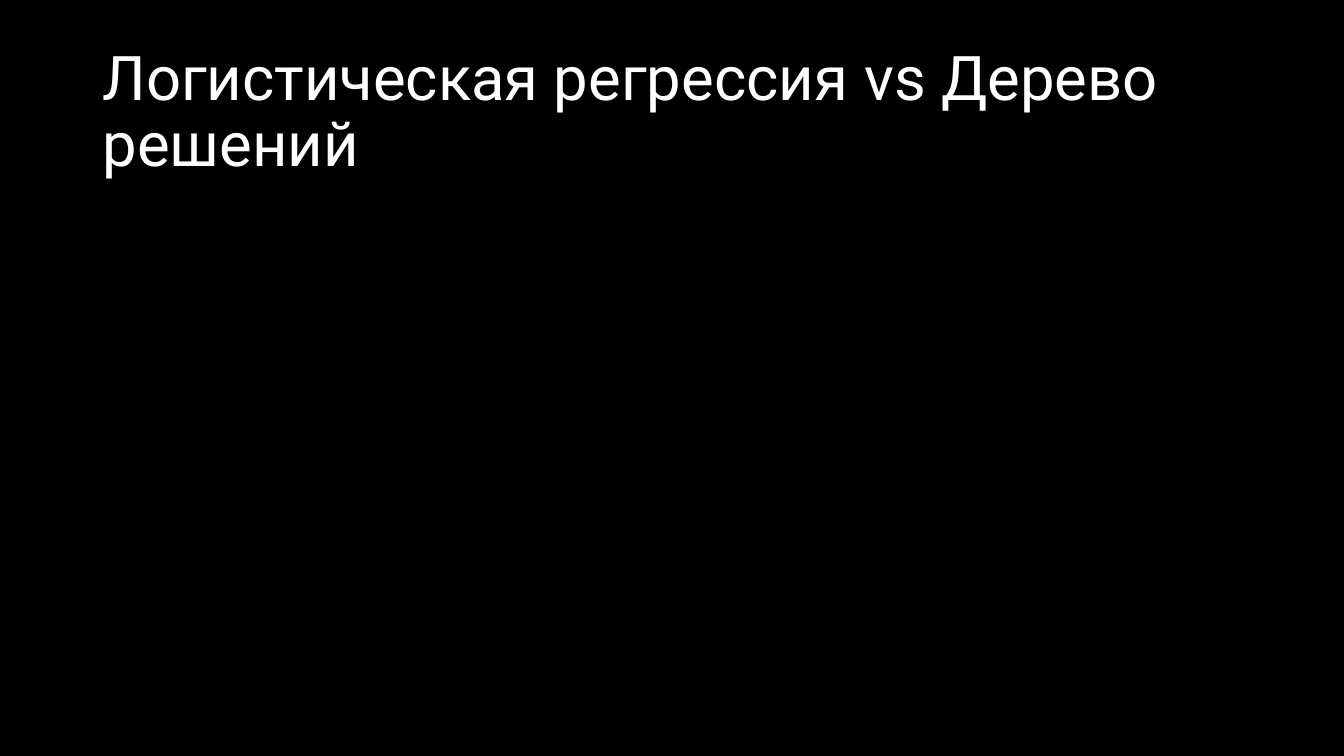
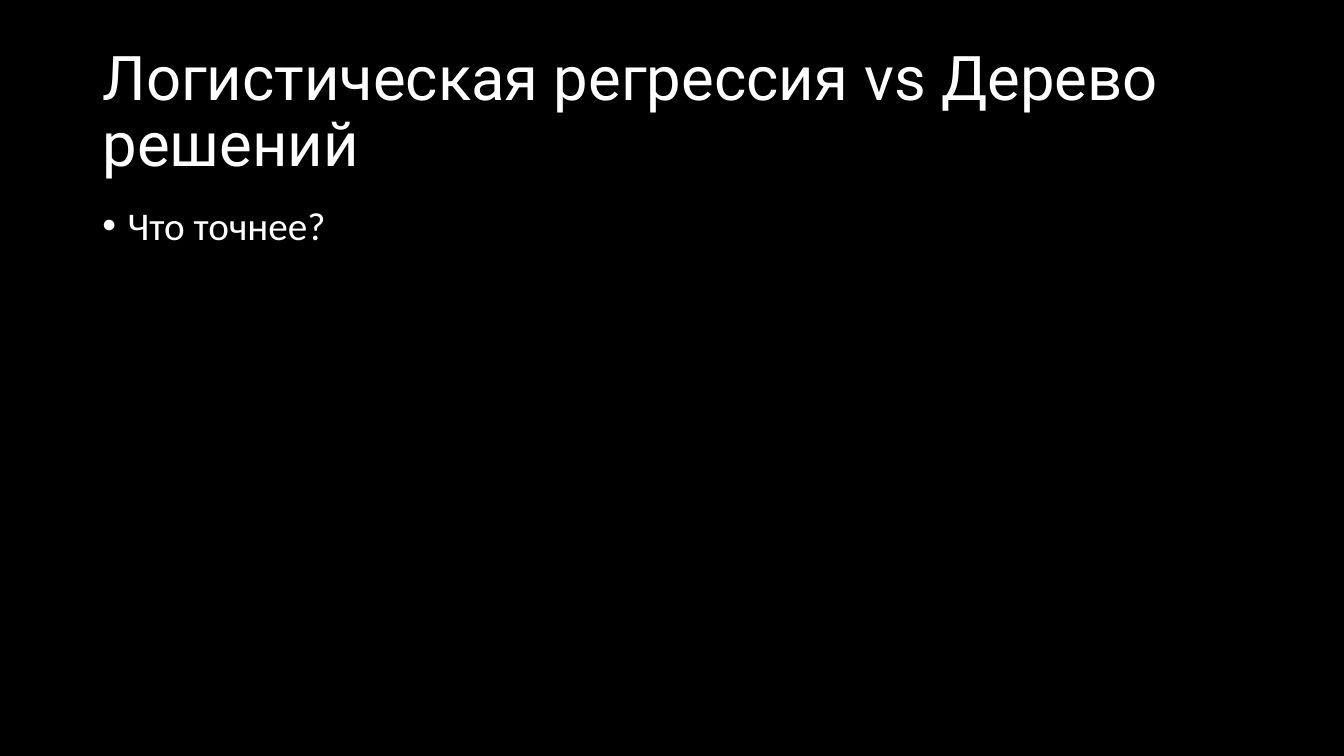
Before and after one commit to tolltech/it-curse, a slide deck: slide 9 of ai_classification/classification.pptx (slide 8 before the commit). Drawn at 1344x756 pixels with LibreOffice and Linux fonts; fonts in the diff are those of the drawing. Boxes give left, top, right and bottom in pixels: in the first picture for what was removed or moved away, otherwise in the second. Text is boxed around its words. In the diff, an @@ line names an element or a change of style, - is before the commit and + after.

```diff
--- a/ai_classification/classification.pptx
+++ b/ai_classification/classification.pptx
@@ text added at [128,213,326,241], 28 pt, text #FFFFFF @@
+• Что точнее?
```
Also in this commit, not shown: 1 other slide changed, 19 slides added, 2 other files.
